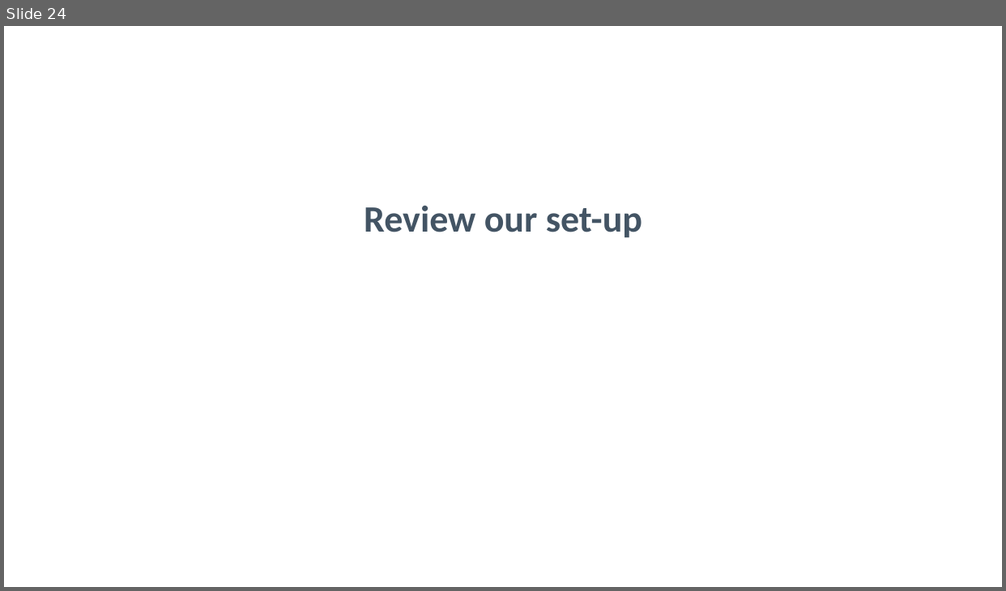
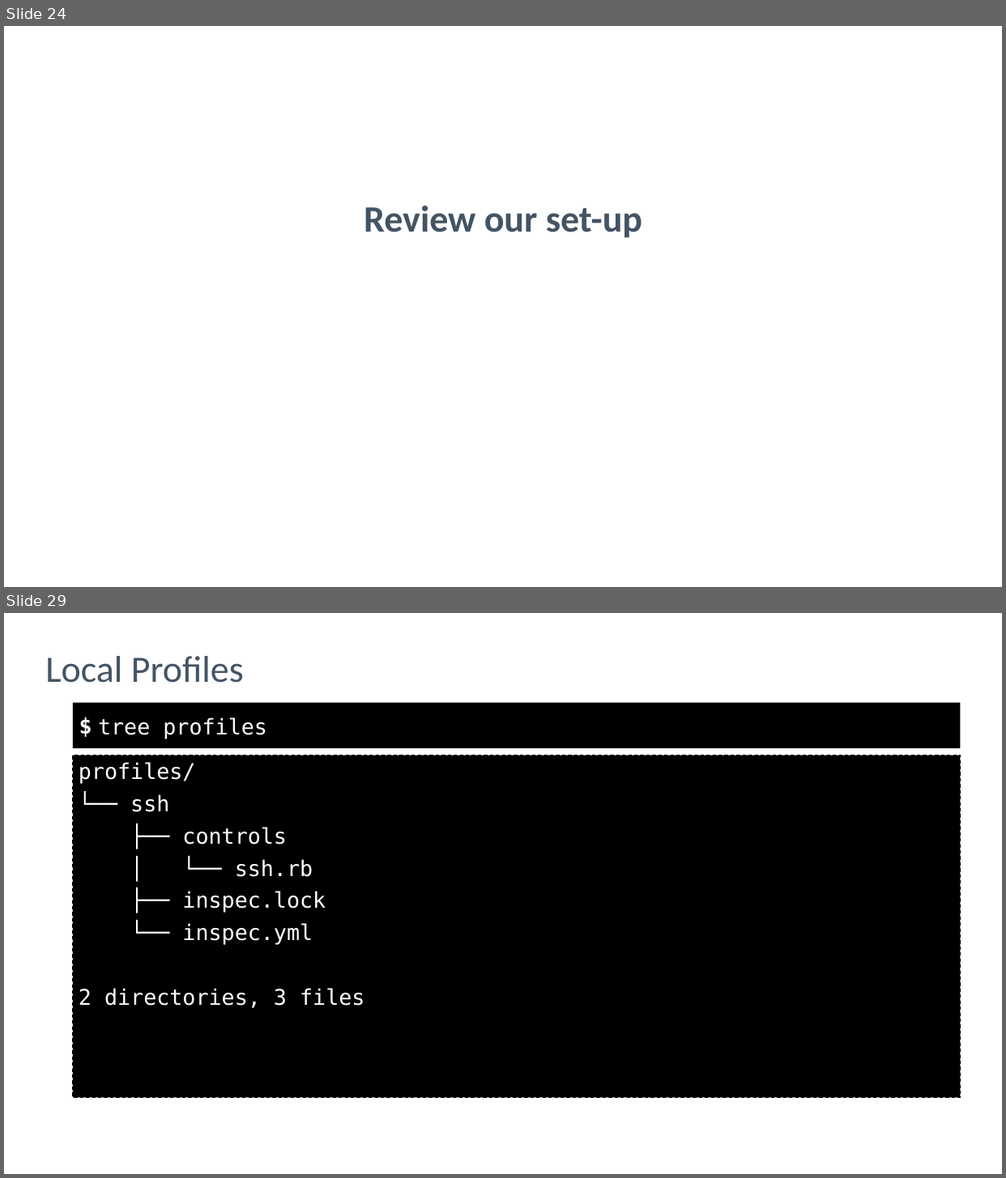
Before and after one commit to nathenharvey/introduction-to-inspec, a slide deck: powerpoint/Continuous-Compliance.pptx. Shown one above the other, each under a label of ours: slide 24 before the commit, slides 24 and 29 after it; the slides between them are not shown. The pictures are 1006x591 and 1006x1178 pixels, drawn with LibreOffice and Linux fonts; fonts in the diff are those of the drawing; background and template pictures are left out. Boxes give left, top, right and bottom in pixels: in the first picture for what was removed or moved away, otherwise in the second. Text is boxed around its words. In the diff, an @@ line names an element or a change of style, - is before the commit and + after.

```diff
--- a/powerpoint/Continuous-Compliance.pptx
+++ b/powerpoint/Continuous-Compliance.pptx
@@ slide 29 added at (4,613,1002,1174), background picture (left out) @@
@@ title added at (45,656,244,683), 43 pt, text #435464 @@
+Local Profiles
@@ rectangle added at (73,703,960,749), fill #000000, 25 pt, text #FFFFFF, bold @@
+$
@@ text added at (98,717,267,739), 25 pt, text #FFFFFF @@
+tree profiles
@@ text added at (73,756,960,1097), fill #000000, outline #000000 1 pt dashed, 25 pt, text #FFFFFF @@
+profiles/
+└── ssh
+├── controls
+│ └── ssh.rb
+├── inspec.lock
+└── inspec.yml
+2 directories, 3 files
```
Also in this commit, not shown: 11 other slides added.
